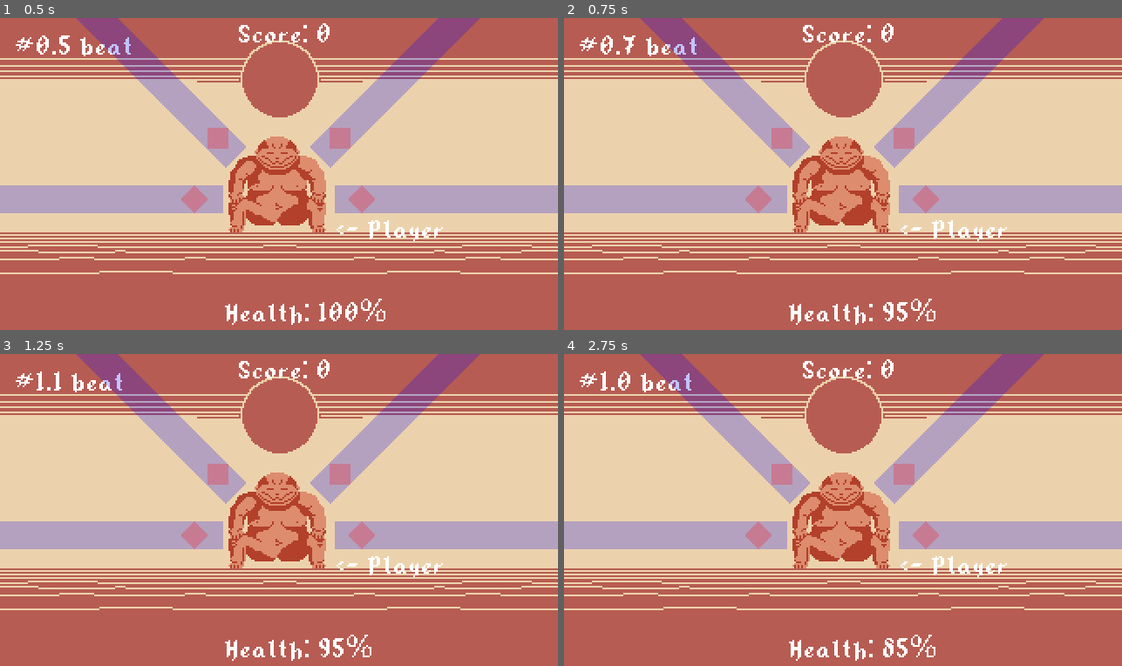
Above: before the commit, frames 1-4 (two rows, left to right).
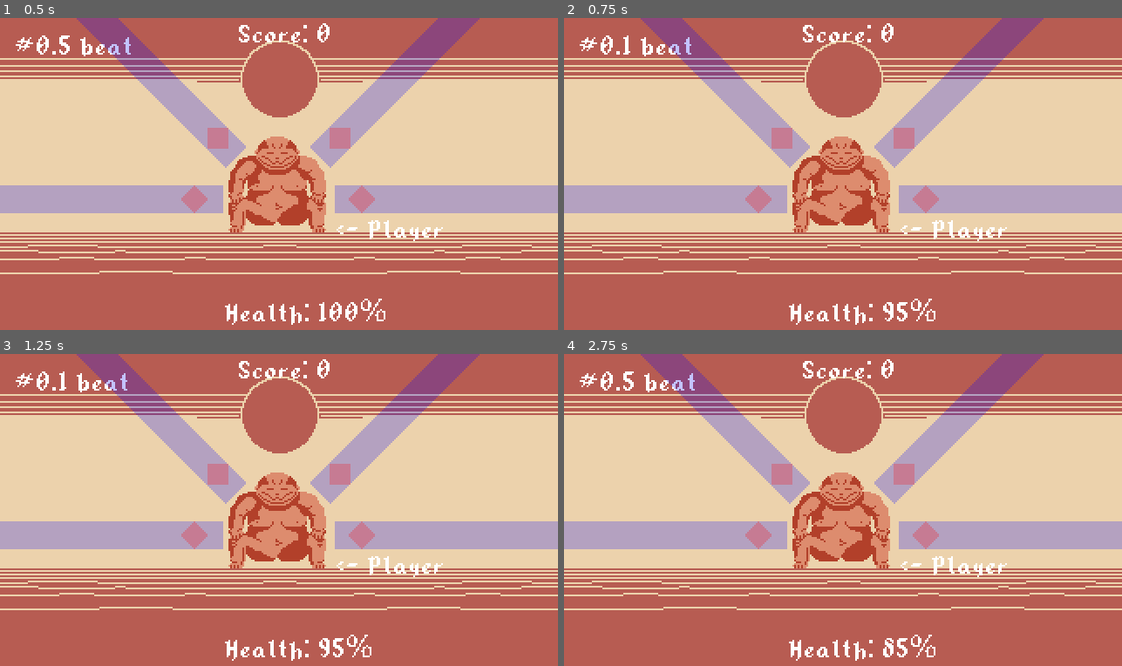
Above: after the commit, the same moments.

Repository: TrueHopolok/gj_flow
Game: Godot game, scene res://scenes/gameplay/gameplay.tscn
Two runs of this game, one before a commit and one after it. Both use one fixed random seed, a clock stepped at 60 frames per second and the inputs below. The project has no main scene, so this scene is started directly. Sound files missing from this copy of the repository are replaced by a short silence.
Inputs:
- Up to frame 1 (0.5 s): no input
- Up to frame 2 (0.75 s): hold K (low_right) from 0.53 s (still down)
- Up to frame 3 (1.25 s): keep holding K (low_right)
- Up to frame 4 (2.75 s): release K (low_right) at 1.28 s; hold D (low_left) 1.28-2.03 s; hold K (low_right) from 2.03 s (still down)

Frame 1 is identical in both runs. In frame 2, 0.3% of the frame differs, in the area x 10-24%, y 5-13%; in frame 3, 0.4%; in frame 4, 0.4%, in the area x 6-24%, y 5-13%.

Commit message:
updated intro and outro of section parts

Diff:
--- a/scenes/game_manager/game_manager.gd
+++ b/scenes/game_manager/game_manager.gd
@@ -81,19 +81,17 @@
 		section_idx += 1
 
 	section = sections[section_idx].duplicate(true)
-	section.parts.shuffle()
 	assert(section.bpm > 0, "ALLO BROTHA")
 	NOTE_SPAWN_OFFSET = 120.0 / section.bpm
+	section.parts.shuffle()
+	if section.intro_part != null: section.parts.push_front(section.intro_part)
+	if section.outro_part != null: section.parts.push_back(section.outro_part)
 
 	# construct sections
 	notes.clear()
 	music_player.stream_queue.clear()
 
 	var offset: float = 0.0
-	if section.intro_stream != null:
-		music_player.stream_queue.append(section.intro_stream)
-		offset = section.intro_stream.get_length()
-
 	for part: LevelPart in section.parts:
 		if part.stream != null:
 			for note: LevelNote in part.notes:
--- a/scenes/level_section/level_section.gd
+++ b/scenes/level_section/level_section.gd
@@ -4,4 +4,5 @@
 
 @export var bpm: float
 @export var parts: Array[LevelPart]
-@export var intro_stream: AudioStream
+@export var intro_part: LevelPart
+@export var outro_part: LevelPart
